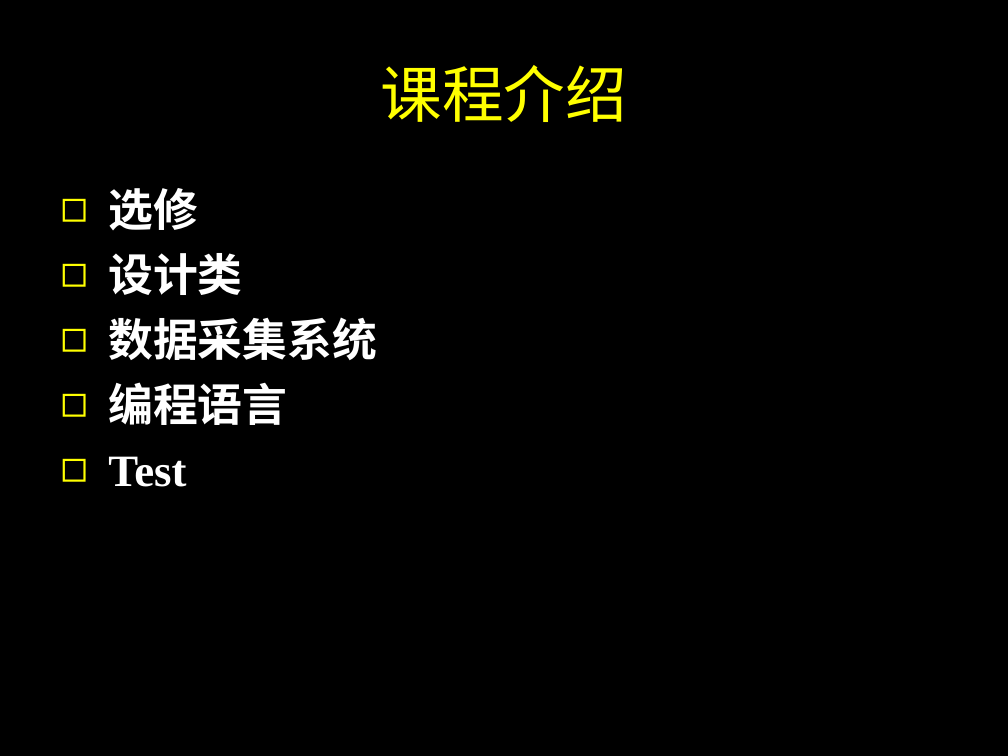
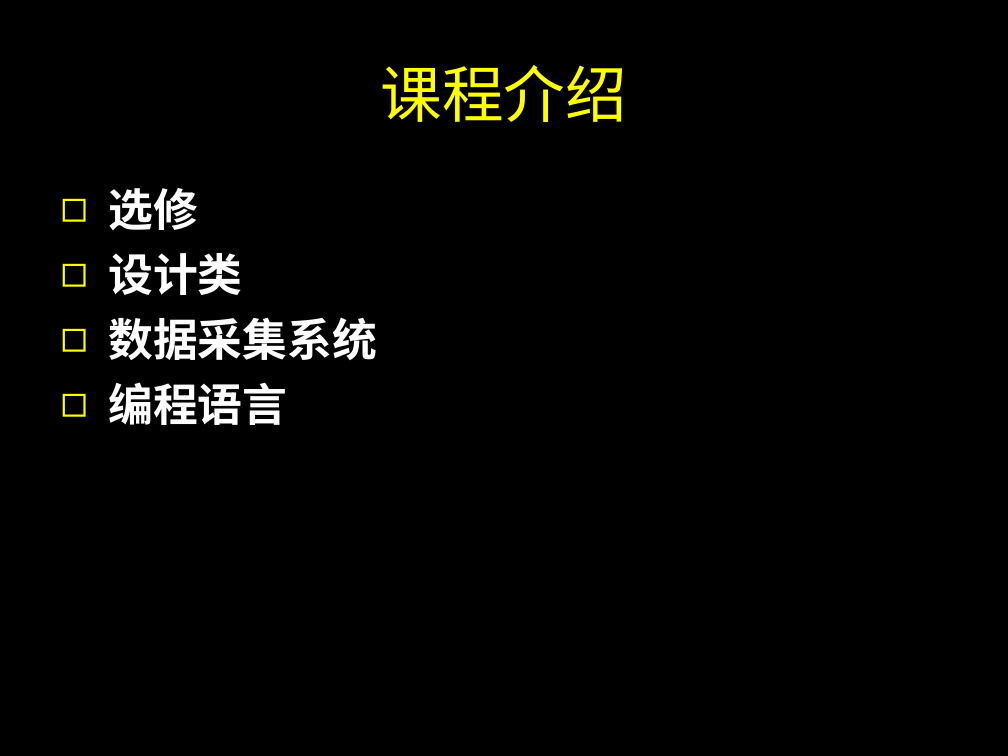
Before and after one commit to SJTUCourse/BI450, a slide deck: slide 2 of Lectures/Lecture 1.ppt. Drawn at 1008x756 pixels with LibreOffice and Linux fonts; fonts in the diff are those of the drawing. Boxes give left, top, right and bottom in pixels: in the first picture for what was removed or moved away, otherwise in the second. Text is boxed around its words. In the diff, an @@ line names an element or a change of style, - is before the commit and + after.

Commit message:
Revert "Test"
This reverts commit 0b13b1638b26917b30506fe4ef7c4240b759c851.

```diff
--- a/Lectures/Lecture 1.ppt
+++ b/Lectures/Lecture 1.ppt
@@ text at <box>108,456,186,487</box>: paragraph removed @@
-◻ Test
```
